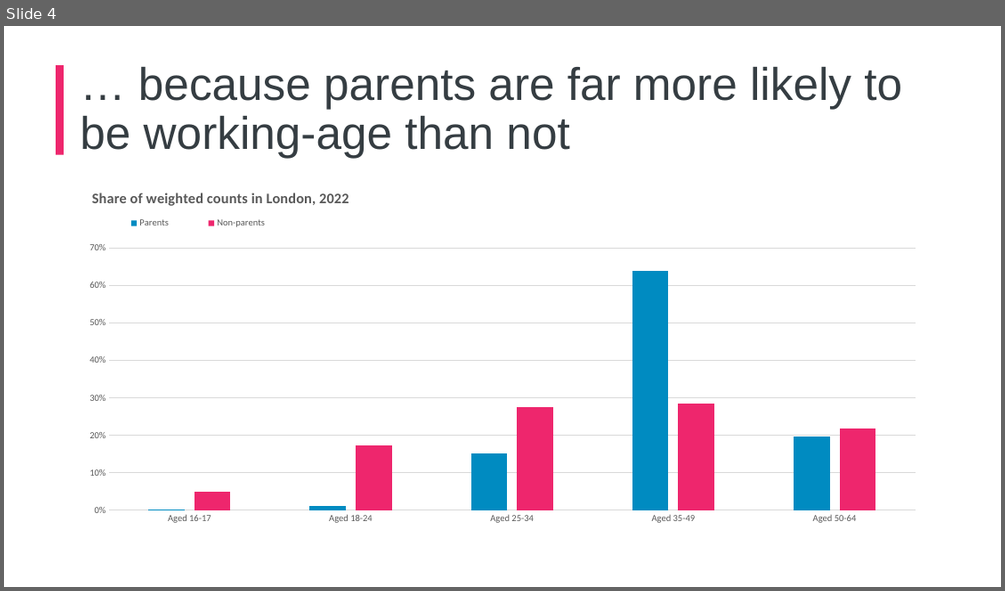
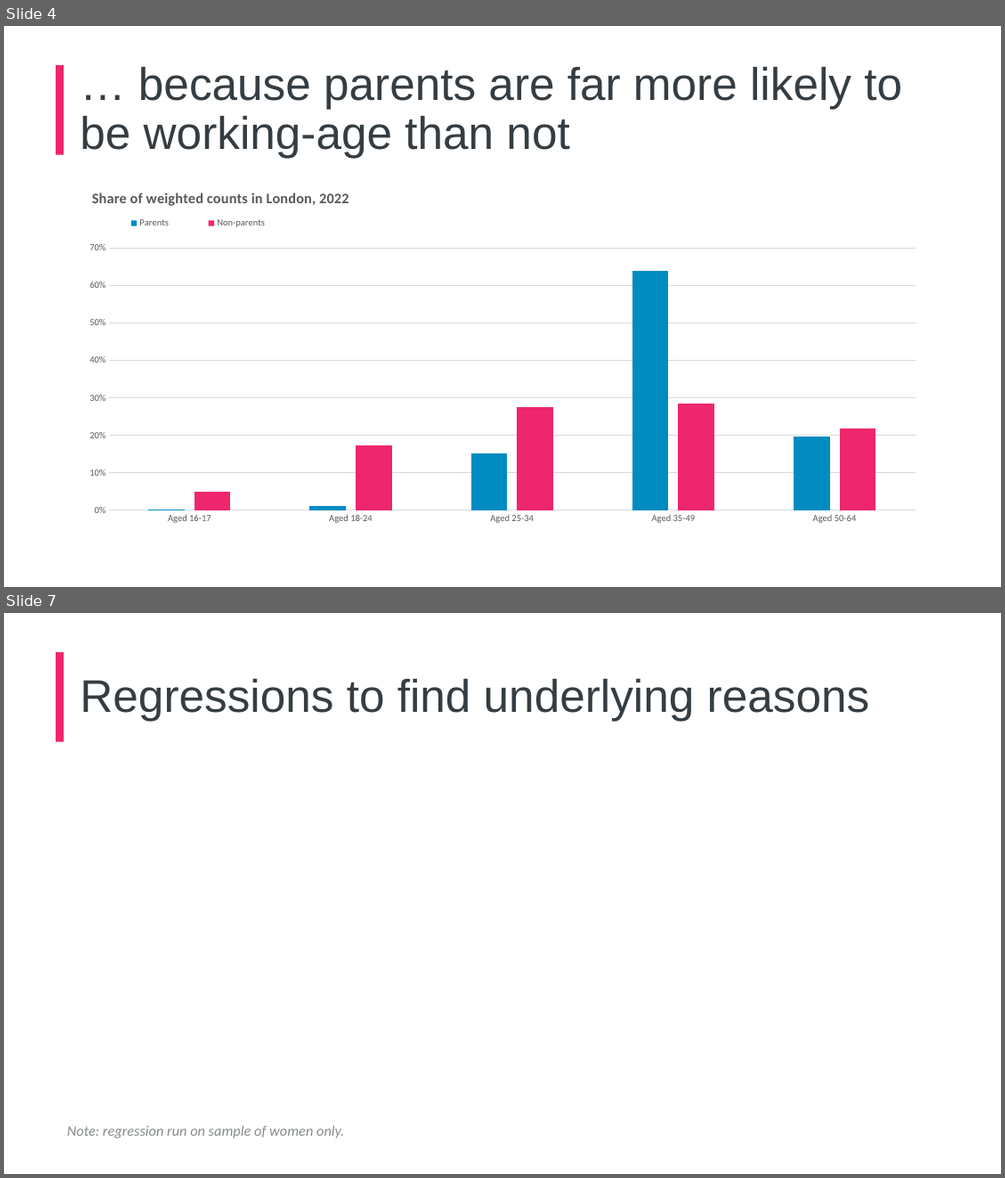
Before and after one commit to ammar-gla/childcare, a slide deck: Non-R/Internal slidedeck.pptx. Shown one above the other, each under a label of ours: slide 4 before the commit, slides 4 and 7 after it; the slides between them are not shown. The pictures are 1005x591 and 1005x1178 pixels, drawn with LibreOffice and Linux fonts; fonts in the diff are those of the drawing; grey boxes stand for pictures; background and template pictures are left out. Boxes give left, top, right and bottom in pixels: in the first picture for what was removed or moved away, otherwise in the second. Text is boxed around its words. In the diff, an @@ line names an element or a change of style, - is before the commit and + after.

Commit message:
subset data to female only for regressions

```diff
--- a/Non-R/Internal slidedeck.pptx
+++ b/Non-R/Internal slidedeck.pptx
@@ slide 7 added at [4,613,1001,1174], background #FFFFFF; not listed: 1 template element that a slide beside it also shows @@
@@ title added at [80,679,870,721], 44 pt, text #353D42 @@
+Regressions to find underlying reasons
@@ text added at [67,1125,344,1138], 14 pt, text #868B8E, italic @@
+Note: regression run on sample of women only.
```
Also in this commit, not shown: 2 slides changed, 2 other slides added, 3 other files.
